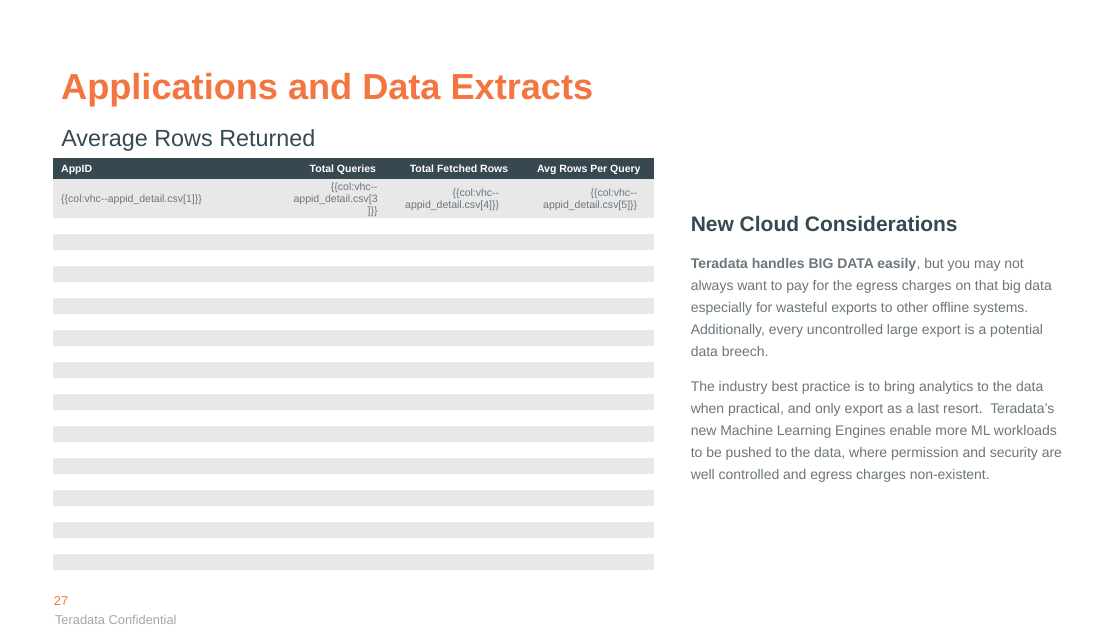
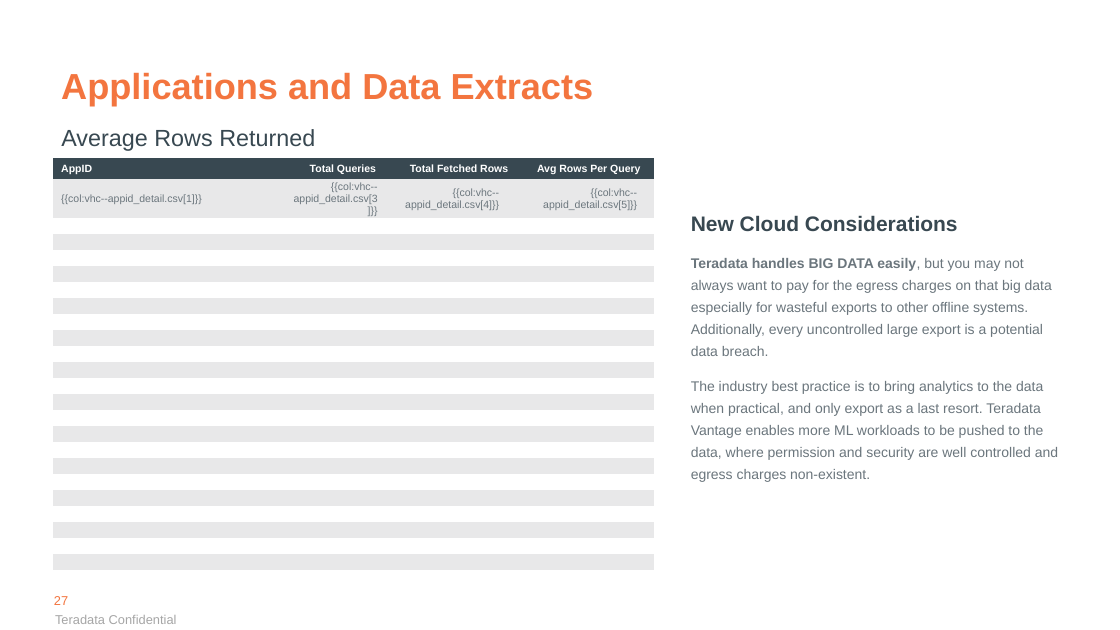
Before and after one commit to tdcoa/systasks, a slide deck: slide 27 of Solutions/ppt/Vantage Health Check v4.2.pptx. Drawn at 1120x630 pixels with LibreOffice and Linux fonts; fonts in the diff are those of the drawing; background and template pictures are left out. Boxes give left, top, right and bottom in pixels: in the first picture for what was removed or moved away, otherwise in the second. Text is boxed around its words. In the diff, an @@ line names an element or a change of style, - is before the commit and + after.

Commit message:
Update Vantage Health Check v4.2.pptx
Fixed spelling issue and old messaging

```diff
--- a/Solutions/ppt/Vantage Health Check v4.2.pptx
+++ b/Solutions/ppt/Vantage Health Check v4.2.pptx
@@ text at [691, 258, 1058, 482]: text changed @@
-Teradata handles BIG DATA easily, but you may not always want to pay for the egress charges on that big data especially for wasteful exports to other offline systems. Additionally, every uncontrolled large export is a potential data breech.
-The industry best practice is to bring analytics to the data when practical, and only export as a last resort. Teradata’s new Machine Learning Engines enable more ML workloads to be pushed to the data, where permission and security are well controlled and egress charges non-existent.
+Teradata handles BIG DATA easily, but you may not always want to pay for the egress charges on that big data especially for wasteful exports to other offline systems. Additionally, every uncontrolled large export is a potential data breach.
+The industry best practice is to bring analytics to the data when practical, and only export as a last resort. Teradata Vantage enables more ML workloads to be pushed to the data, where permission and security are well controlled and egress charges non-existent.
```
